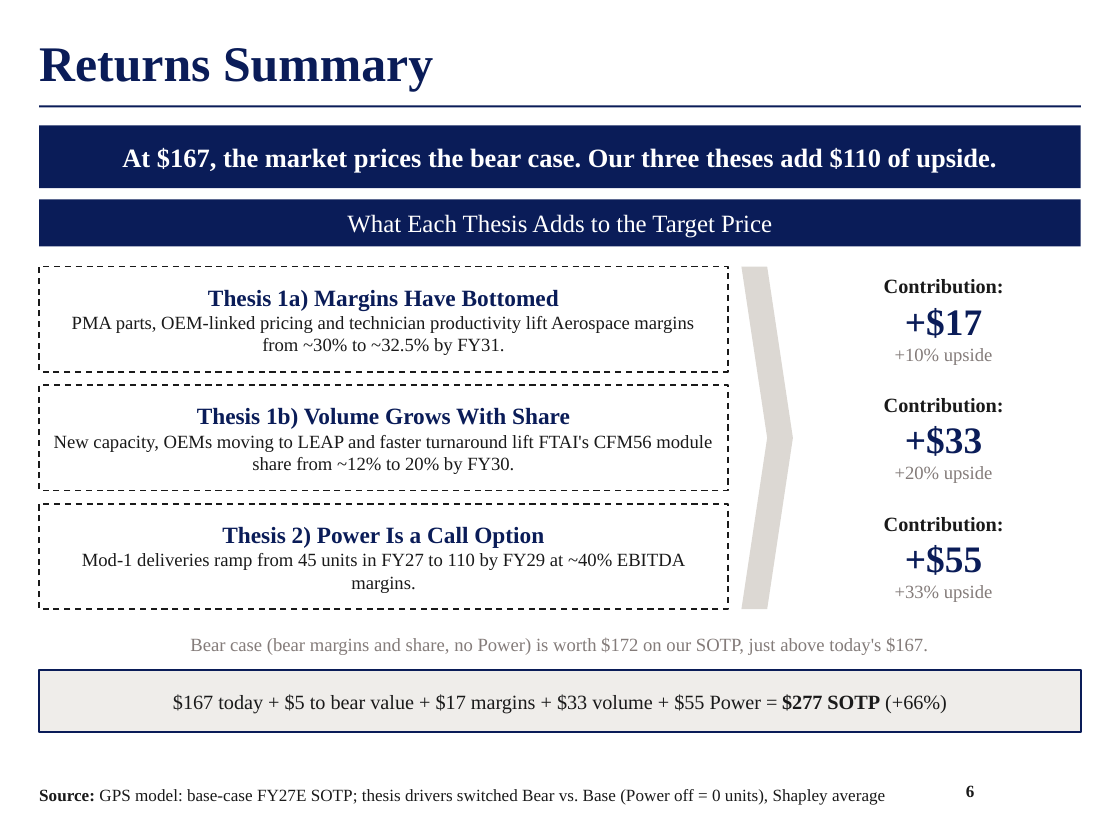
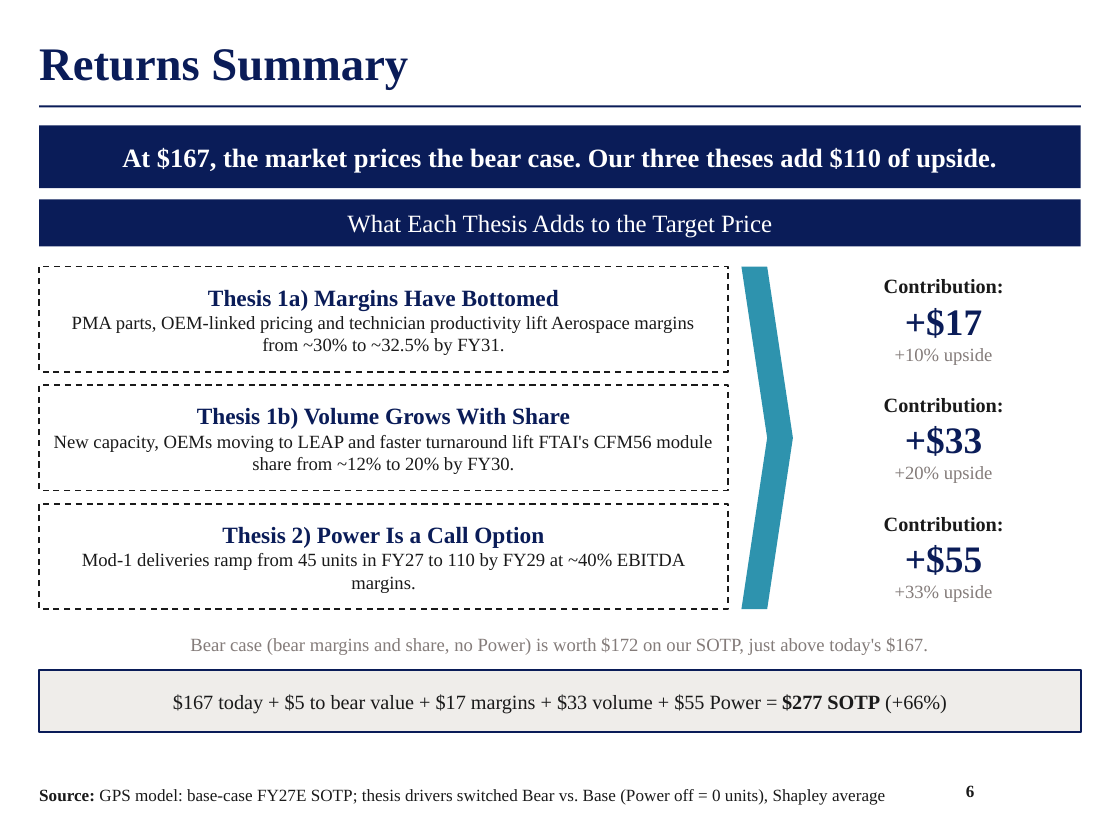
Before and after one commit to maxlsmls-dot/SPOT, a slide deck: slide 6 of deck/FTAI_Long_Pitch.pptx. Drawn at 1120x840 pixels with LibreOffice and Linux fonts; fonts in the diff are those of the drawing; background and template pictures are left out. Boxes give left, top, right and bottom in pixels: in the first picture for what was removed or moved away, otherwise in the second. Text is boxed around its words. In the diff, an @@ line names an element or a change of style, - is before the commit and + after.

```diff
--- a/deck/FTAI_Long_Pitch.pptx
+++ b/deck/FTAI_Long_Pitch.pptx
@@ title "Returns Summary" at (x1=39, y1=49, x2=408, y2=90): size 32 to 30 pt @@
@@ chevron at (x1=741, y1=267, x2=793, y2=609): fill #DCD8D3 to #2E93AE @@
```
Also in this commit, not shown: 34 other slides changed, 2 other files.
